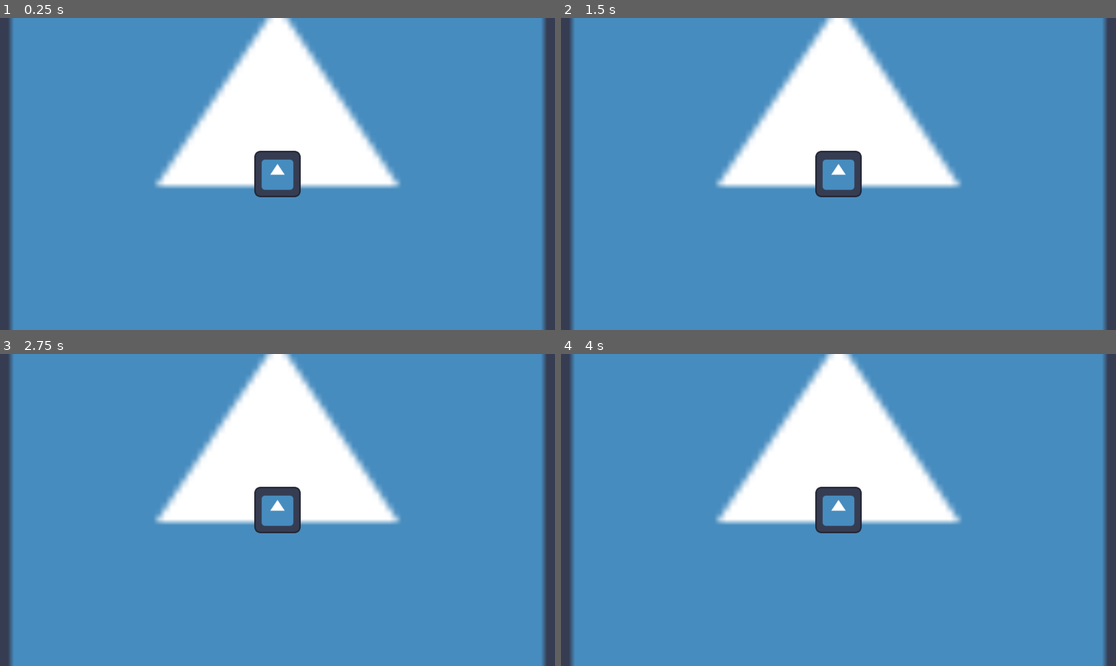
Above: before the commit, frames 1-4 (two rows, left to right).
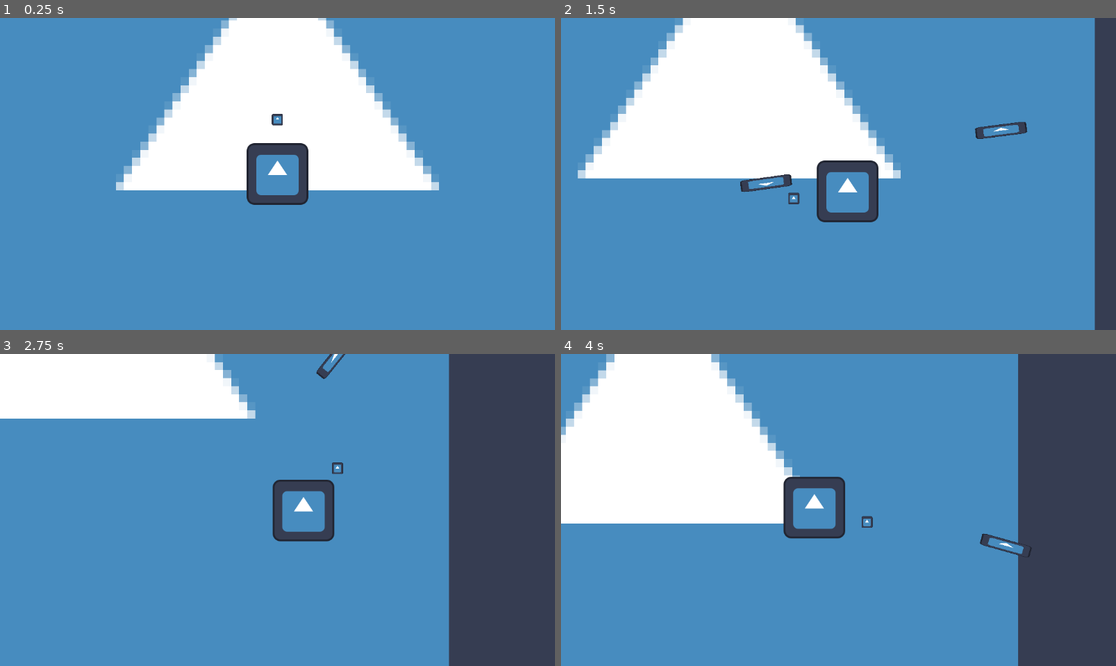
Above: after the commit, the same moments.

Repository: nxidplease/Prototype1
Game: Godot game, scene res://Scenes/game.tscn
The game is run twice, just before and just after one commit, with the same random seed, the same clock (stepped at 60 frames per second) and the same inputs. The engine's default icon, where the game draws it, is replaced by a stand-in: a white triangle on a blue panel in a dark square.
Inputs (mouse positions are in pixels of both pictures, inside the frame that each line leads up to):
- Up to frame 1 (0.25 s): no input
- Up to frame 2 (1.5 s): tap Enter at 0.5 s; move the mouse to (960, 158) at 0.52 s; hold D (move_right) 0.53-1.28 s; click (960, 158) at 0.6 s; move the mouse to (727, 189) at 1.27 s; hold S (move_down) from 1.28 s (still down); click (727, 189) at 1.35 s
- Up to frame 3 (2.75 s): move the mouse to (333, 441) at 2.02 s; release S (move_down) at 2.03 s; hold D (move_right) from 2.03 s (still down); click (333, 441) at 2.1 s
- Up to frame 4 (4 s): move the mouse to (810, 572) at 2.77 s; release D (move_right) at 2.78 s; hold W (move_up) 2.78-3.53 s; click (810, 572) at 2.85 s; move the mouse to (1005, 556) at 3.52 s; hold A (move_left) from 3.53 s (still down); click (1005, 556) at 3.6 s

The runs differ from the first frame. In frame 1, 16% of the frame differs, in the area x 0-100%, y 0-100%; in frame 2, 27%; in frame 3, 42%; in frame 4, 47%, in the area x 0-99%, y 0-100%.

Commit message:
Add shooting

Diff:
--- a/Scenes/bullet.tscn
+++ /dev/null
@@ -1,20 +0,0 @@
-[gd_scene load_steps=3 format=3 uid="uid://xuml6ivffpc7"]
-
-[ext_resource type="Texture2D" uid="uid://chfhkk82eqr8s" path="res://icon.svg" id="1_wy3ru"]
-
-[sub_resource type="RectangleShape2D" id="RectangleShape2D_lfh0k"]
-size = Vector2(24.25, 5.25)
-
-[node name="Bullet" type="RigidBody2D"]
-collision_layer = 8
-collision_mask = 4
-gravity_scale = 0.0
-
-[node name="Sprite2D" type="Sprite2D" parent="."]
-position = Vector2(4.76837e-07, 0)
-scale = Vector2(0.2, 0.042)
-texture = ExtResource("1_wy3ru")
-
-[node name="CollisionShape2D" type="CollisionShape2D" parent="."]
-position = Vector2(-0.125, 0)
-shape = SubResource("RectangleShape2D_lfh0k")
--- /dev/null
+++ b/Scenes/bullet/bullet.gd
@@ -0,0 +1,11 @@
+extends RigidBody2D
+
+@export var speed: float = 500
+
+# Called when the node enters the scene tree for the first time.
+func _ready():
+	apply_central_impulse(Vector2.from_angle(rotation) * speed)
+
+
+func _on_visible_on_screen_notifier_2d_screen_exited():
+	queue_free()
--- /dev/null
+++ b/Scenes/bullet/bullet.tscn
@@ -0,0 +1,28 @@
+[gd_scene load_steps=4 format=3 uid="uid://xuml6ivffpc7"]
+
+[ext_resource type="Script" path="res://Scenes/bullet/bullet.gd" id="1_lqesu"]
+[ext_resource type="Texture2D" uid="uid://chfhkk82eqr8s" path="res://icon.svg" id="2_aqvil"]
+
+[sub_resource type="RectangleShape2D" id="RectangleShape2D_lfh0k"]
+size = Vector2(108, 26)
+
+[node name="Bullet" type="RigidBody2D"]
+collision_layer = 8
+collision_mask = 4
+gravity_scale = 0.0
+script = ExtResource("1_lqesu")
+
+[node name="Sprite2D" type="Sprite2D" parent="."]
+scale = Vector2(0.834375, 0.192875)
+texture = ExtResource("2_aqvil")
+metadata/_edit_lock_ = true
+
+[node name="CollisionShape2D" type="CollisionShape2D" parent="."]
+shape = SubResource("RectangleShape2D_lfh0k")
+metadata/_edit_lock_ = true
+
+[node name="VisibleOnScreenNotifier2D" type="VisibleOnScreenNotifier2D" parent="."]
+position = Vector2(5.72205e-06, 1.43051e-06)
+scale = Vector2(5.4, 1.3)
+
+[connection signal="screen_exited" from="VisibleOnScreenNotifier2D" to="." method="_on_visible_on_screen_notifier_2d_screen_exited"]
--- a/Scenes/game.tscn
+++ b/Scenes/game.tscn
@@ -1,7 +1,7 @@
 [gd_scene load_steps=3 format=3 uid="uid://ci885nw14tvg5"]
 
 [ext_resource type="Texture2D" uid="uid://chfhkk82eqr8s" path="res://icon.svg" id="1_123mn"]
-[ext_resource type="PackedScene" uid="uid://d33fsn34k0yqb" path="res://Scenes/player.tscn" id="2_lsgwx"]
+[ext_resource type="PackedScene" uid="uid://d33fsn34k0yqb" path="res://Scenes/player/player.tscn" id="2_lsgwx"]
 
 [node name="Game" type="Node2D"]
 
@@ -9,4 +9,4 @@
 scale = Vector2(16.7656, 16.7656)
 texture = ExtResource("1_123mn")
 
-[node name="CharacterBody2D" parent="." instance=ExtResource("2_lsgwx")]
+[node name="Player" parent="." instance=ExtResource("2_lsgwx")]
--- a/Scenes/player.gd
+++ /dev/null
@@ -1,22 +0,0 @@
-extends CharacterBody2D
-
-
-const SPEED = 300.0
-
-# Get the gravity from the project settings to be synced with RigidBody nodes.
-var gravity = ProjectSettings.get_setting("physics/2d/default_gravity")
-
-
-func _physics_process(delta):
-
-	# Get the input direction and handle the movement/deceleration.
-	# As good practice, you should replace UI actions with custom gameplay actions.
-	var directionX = Input.get_axis("ui_left", "ui_right")
-	var directionY = Input.get_axis("ui_up", "ui_down")
-
-	if directionX || directionY:
-		velocity = Vector2(directionX, directionY) * SPEED
-	else:
-		velocity = velocity.move_toward(Vector2.ZERO, velocity.length() * .1)
-
-	move_and_slide()
--- /dev/null
+++ b/Scenes/player/player.gd
@@ -0,0 +1,42 @@
+extends CharacterBody2D
+
+
+const SPEED = 300.0
+
+# Get the gravity from the project settings to be synced with RigidBody nodes.
+var gravity = ProjectSettings.get_setting("physics/2d/default_gravity")
+
+var bulletScene = preload("res://Scenes/bullet/bullet.tscn")
+
+@onready var bullet_spawn: Marker2D = $BulletSpawn
+
+var mouseDir: Vector2 = Vector2.ZERO
+
+func _physics_process(delta):
+
+	# Get the input direction and handle the movement/deceleration.
+	# As good practice, you should replace UI actions with custom gameplay actions.
+	var directionX = Input.get_axis("move_left", "move_right")
+	var directionY = Input.get_axis("move_up", "move_down")
+
+	if directionX || directionY:
+		velocity = Vector2(directionX, directionY) * SPEED
+	else:
+		velocity = velocity.move_toward(Vector2.ZERO, velocity.length() * .1)
+
+	move_and_slide()
+
+func _input(event):
+	if event is InputEventMouseMotion:
+		var halfScreenSize = get_viewport().get_visible_rect().size / 2
+		var dir = (event.position - halfScreenSize).normalized()
+		bullet_spawn.position = dir * (bullet_spawn.position.length())
+		mouseDir = dir
+	elif Input.is_action_just_pressed("shoot"):
+		shoot()
+
+func shoot():
+	var bulletInstance = bulletScene.instantiate() as RigidBody2D
+	bulletInstance.position = bullet_spawn.global_position
+	bulletInstance.rotation = mouseDir.angle()
+	get_tree().current_scene.add_child(bulletInstance)
--- a/Scenes/player.tscn
+++ b/Scenes/player/player.tscn
@@ -1,6 +1,6 @@
 [gd_scene load_steps=4 format=3 uid="uid://d33fsn34k0yqb"]
 
-[ext_resource type="Script" path="res://Scenes/player.gd" id="1_2su5l"]
+[ext_resource type="Script" path="res://Scenes/player/player.gd" id="1_2su5l"]
 [ext_resource type="Texture2D" uid="uid://chfhkk82eqr8s" path="res://icon.svg" id="1_tmj64"]
 
 [sub_resource type="RectangleShape2D" id="RectangleShape2D_7nxc5"]
@@ -17,5 +17,11 @@
 shape = SubResource("RectangleShape2D_7nxc5")
 
 [node name="Camera2D" type="Camera2D" parent="."]
-zoom = Vector2(0.75, 0.75)
 position_smoothing_enabled = true
+
+[node name="BulletSpawn" type="Marker2D" parent="."]
+position = Vector2(0, -113)
+
+[node name="Sprite2D" type="Sprite2D" parent="BulletSpawn"]
+scale = Vector2(0.179688, 0.1875)
+texture = ExtResource("1_tmj64")
--- a/project.godot
+++ b/project.godot
@@ -41,3 +41,12 @@
 , Object(InputEventKey,"resource_local_to_scene":false,"resource_name":"","device":-1,"window_id":0,"alt_pressed":false,"shift_pressed":false,"ctrl_pressed":false,"meta_pressed":false,"pressed":false,"keycode":0,"physical_keycode":4194321,"key_label":0,"unicode":0,"echo":false,"script":null)
 ]
 }
+shoot={
+"deadzone": 0.5,
+"events": [Object(InputEventMouseButton,"resource_local_to_scene":false,"resource_name":"","device":-1,"window_id":0,"alt_pressed":false,"shift_pressed":false,"ctrl_pressed":false,"meta_pressed":false,"button_mask":0,"position":Vector2(0, 0),"global_position":Vector2(0, 0),"factor":1.0,"button_index":1,"canceled":false,"pressed":false,"double_click":false,"script":null)
+]
+}
+
+[rendering]
+
+textures/canvas_textures/default_texture_filter=0
